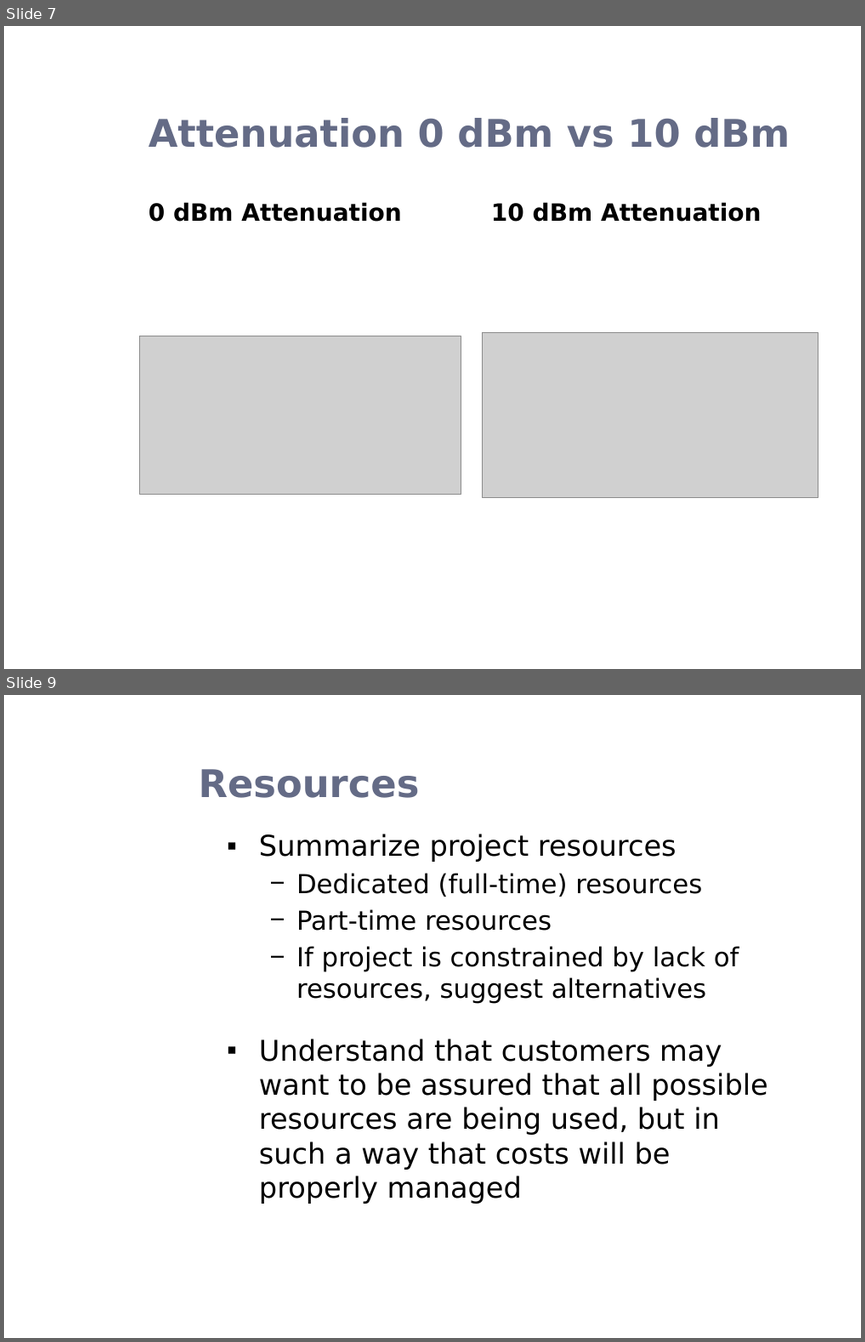
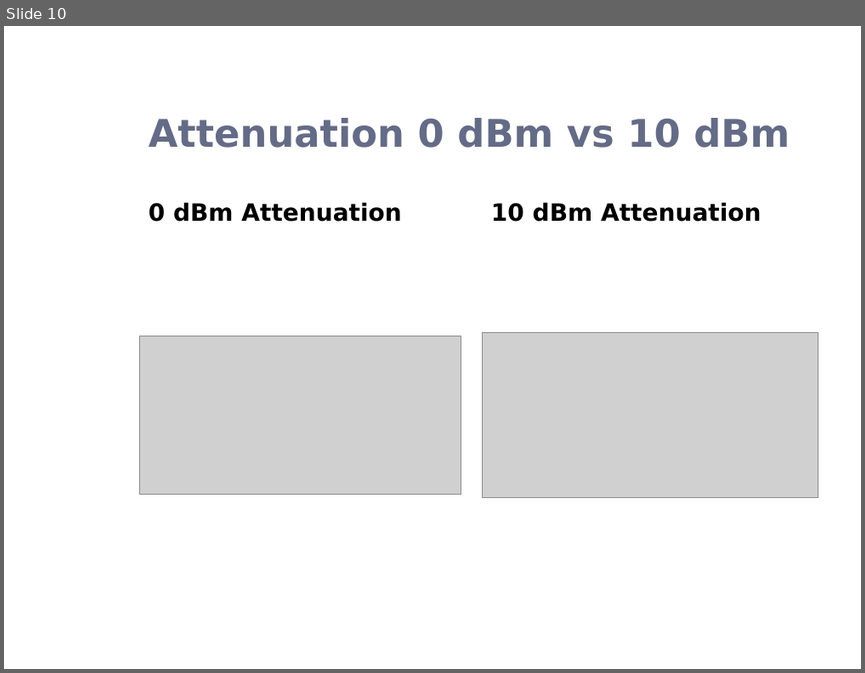
Before and after one commit to esayers/capstone-schwarz, a slide deck: Documentation/Project Update.pptx. Shown one above the other, each under a label of ours: slides 7 and 9 before the commit, slide 10 after it; the slides between them are not shown. The pictures are 865x1342 and 865x673 pixels, drawn with LibreOffice and Linux fonts; fonts in the diff are those of the drawing; grey boxes stand for pictures; background and template pictures are left out. Boxes give left, top, right and bottom in pixels: in the first picture for what was removed or moved away, otherwise in the second. Text is boxed around its words. In the diff, an @@ line names an element or a change of style, - is before the commit and + after.

Commit message:
Project Update
Added presentation slides

```diff
--- a/Documentation/Project Update.pptx
+++ b/Documentation/Project Update.pptx
@@ slide 9 removed at <box>4,695,861,1338</box>, background picture (left out) @@
@@ title removed at <box>199,769,420,798</box> @@
-Resources
@@ text removed at <box>259,834,767,1203</box> @@
-▪ Summarize project resources
-  − Dedicated (full-time) resources
-  − Part-time resources
-  − If project is constrained by lack of resources, suggest alternatives
-▪ Understand that customers may want to be assured that all possible resources are being used, but in such a way that costs will be properly managed
@@ what was slide 7 is now slide 10 @@
```
Also in this commit, not shown: 2 slides changed, 8 slides added, 4 other slides removed, 2 other files.
